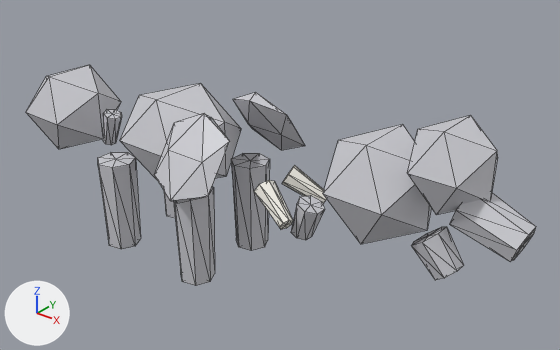
The glTF model public/studio/v2.15.0/d_elephant/model.glb: old version first, new version second.
The view is the same before and after, from a 50 mm lens placed at (7.84, -7.45, 6.18), pointed at (1.58, 0.37, 1.33). Lighting does not change. The marker at lower left points along +X, +Y and +Z. The picture after the commit comes second. Mesh edges are drawn as thin lines. Where no turn or scale is listed for an object, it has been applied to the vertices.

Script lines for the objects in view, before the commit:
```python
ob_part0 = bpy.data.objects.new('part0', me_geometry_0)
ob_part0.location = (0.0, 0.0, 0.0)
ob_part12 = bpy.data.objects.new('part12', me_geometry_12)
ob_part12.location = (0.0, 0.0, 0.0)
ob_part13 = bpy.data.objects.new('part13', me_geometry_13)
ob_part13.location = (0.0, 0.0, 0.0)
ob_part2 = bpy.data.objects.new('part2', me_geometry_2)
ob_part2.location = (0.0, 0.0, 0.0)
ob_part3 = bpy.data.objects.new('part3', me_geometry_3)
ob_part3.location = (0.0, 0.0, 0.0)
ob_part4 = bpy.data.objects.new('part4', me_geometry_4)
ob_part4.location = (0.0, 0.0, 0.0)
ob_part5 = bpy.data.objects.new('part5', me_geometry_5)
ob_part5.location = (0.0, 0.0, 0.0)
ob_part6 = bpy.data.objects.new('part6', me_geometry_6)
ob_part6.location = (0.0, 0.0, 0.0)
ob_part9 = bpy.data.objects.new('part9', me_geometry_9)
ob_part9.location = (0.0, 0.0, 0.0)
# also in view: 'part15' at (-0.8, -0.62, 0.53); 'part1' at (0.0, 0.0, 1.66); 'part10' at (2.06, -0.32, 1.33); 'part11' at (-1.63, 0.0, 1.36); 'part7' at (1.02, 0.82, 1.86)
```
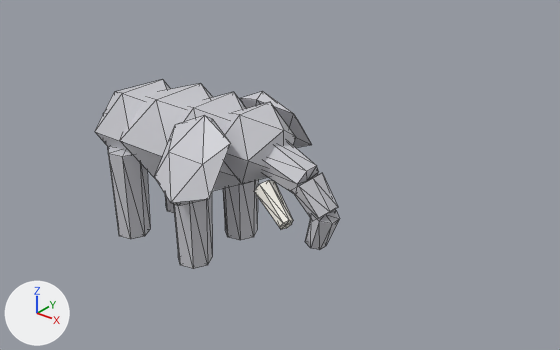
What the commit changed:
me_geometry_0 is used by ob_part0; location (0.0, 0.0, 0.0).
me_geometry_0 had 12 vertices, 20 faces and spanned x -3.252..-1.881, y -0.664..0.664, z 0.851..2.134.
me_geometry_0 now has 12 vertices, 20 faces and spans x -1.466..-0.094, y -0.664..0.664, z 0.971..2.253.
me_geometry_0 part 1: the whole mesh is moved by (1.787, 0.0, 0.119).
me_geometry_2 is used by ob_part2; location (0.0, 0.0, 0.0).
me_geometry_2 had 12 vertices, 20 faces and spanned x 2.816..4.143, y -0.664..0.664, z 1.258..2.585.
me_geometry_2 now has 12 vertices, 20 faces and spans x 0.038..1.366, y -0.664..0.664, z 1.052..2.38.
me_geometry_2 part 2: the whole mesh is moved by (-2.778, 0.0, -0.206).
me_geometry_3 is used by ob_part3; location (0.0, 0.0, 0.0).
me_geometry_3 had 12 vertices, 20 faces and spanned x 3.907..4.88, y -0.509..0.509, z 1.94..2.957.
me_geometry_3 now has 12 vertices, 20 faces and spans x 0.969..1.943, y -0.509..0.509, z 1.415..2.433.
me_geometry_3 part 3: the whole mesh is moved by (-2.938, 0.0, -0.525).
me_geometry_4 is used by ob_part4; location (0.0, 0.0, 0.0).
me_geometry_4 had 16 vertices, 28 faces and spanned x 4.493..5.395, y -0.292..0.292, z 1.516..2.26.
me_geometry_4 now has 16 vertices, 28 faces and spans x 1.511..2.414, y -0.292..0.292, z 1.382..2.126.
me_geometry_4 part 4: the whole mesh is moved by (-2.981, 0.0, -0.134).
me_geometry_5 is used by ob_part5; location (0.0, 0.0, 0.0).
me_geometry_5 had 16 vertices, 28 faces and spanned x 3.982..4.624, y -0.238..0.238, z 0.929..1.58.
me_geometry_5 now has 16 vertices, 28 faces and spans x 2.149..2.791, y -0.238..0.238, z 1.099..1.75.
me_geometry_5 part 5: the whole mesh is moved by (-1.832, 0.0, 0.17).
me_geometry_6 is used by ob_part6; location (0.0, 0.0, 0.0).
me_geometry_6 had 16 vertices, 28 faces and spanned x 2.111..2.581, y -0.193..0.193, z 0.749..1.344.
me_geometry_6 now has 16 vertices, 28 faces and spans x 2.352..2.822, y -0.193..0.193, z 0.687..1.282.
me_geometry_6 part 6: the whole mesh is moved by (0.241, 0.0, -0.062).
me_geometry_12 is used by ob_part12; location (0.0, 0.0, 0.0).
me_geometry_12 had 16 vertices, 28 faces and spanned x 0.541..1.109, y 0.332..0.915, z -0.182..1.248.
me_geometry_12 now has 16 vertices, 28 faces and spans x 0.407..0.975, y 0.228..0.812, z 0.0..1.43.
me_geometry_12 part 7: the whole mesh is moved by (-0.134, -0.103, 0.182).
me_geometry_13 is used by ob_part13; location (0.0, 0.0, 0.0).
me_geometry_13 had 16 vertices, 28 faces and spanned x 0.541..1.109, y -0.915..-0.332, z -0.182..1.248.
me_geometry_13 now has 16 vertices, 28 faces and spans x 0.407..0.975, y -0.812..-0.228, z 0.0..1.43.
me_geometry_13 part 8: the whole mesh is moved by (-0.134, 0.103, 0.182).
me_geometry_14 is used by ob_part14; location (0.0, 0.0, 0.0).
me_geometry_14 had 16 vertices, 28 faces and spanned x -1.079..-0.511, y 0.332..0.915, z -0.182..1.248.
me_geometry_14 now has 16 vertices, 28 faces and spans x -0.945..-0.377, y 0.228..0.812, z 0.0..1.43.
me_geometry_14 part 9: the whole mesh is moved by (0.134, -0.103, 0.182).
me_geometry_15 is used by ob_part15; location (0.0, 0.0, 0.0).
me_geometry_15 had 16 vertices, 28 faces and spanned x -1.079..-0.511, y -0.915..-0.332, z -0.182..1.248.
me_geometry_15 now has 16 vertices, 28 faces and spans x -0.945..-0.377, y -0.812..-0.228, z 0.0..1.43.
me_geometry_15 part 10: the whole mesh is moved by (0.134, 0.103, 0.182).

Boxes (x1, y1, x2, y2) around the edits, measured in the pictures (560 x 350 px):
'part2', moved: before (323, 124, 431, 244); after (180, 92, 246, 191)
'part3', moved: before (407, 115, 498, 215); after (223, 102, 296, 184)
'part0', moved: before (26, 65, 121, 149); after (95, 79, 170, 153)
'part4', moved: before (450, 193, 536, 262); after (263, 141, 319, 194)
'part15', moved: before (98, 152, 141, 249); after (108, 146, 150, 239)
'part12', moved: before (232, 153, 270, 250); after (223, 180, 258, 240)
'part13', moved: before (174, 187, 215, 286); after (173, 193, 212, 269)
'part5', moved: before (412, 227, 464, 280); after (294, 173, 338, 220)
'part6', moved: before (291, 195, 325, 240); after (305, 210, 339, 250)
'part14', moved (mostly hidden): before (164, 192, 175, 218); after (165, 195, 174, 213)
